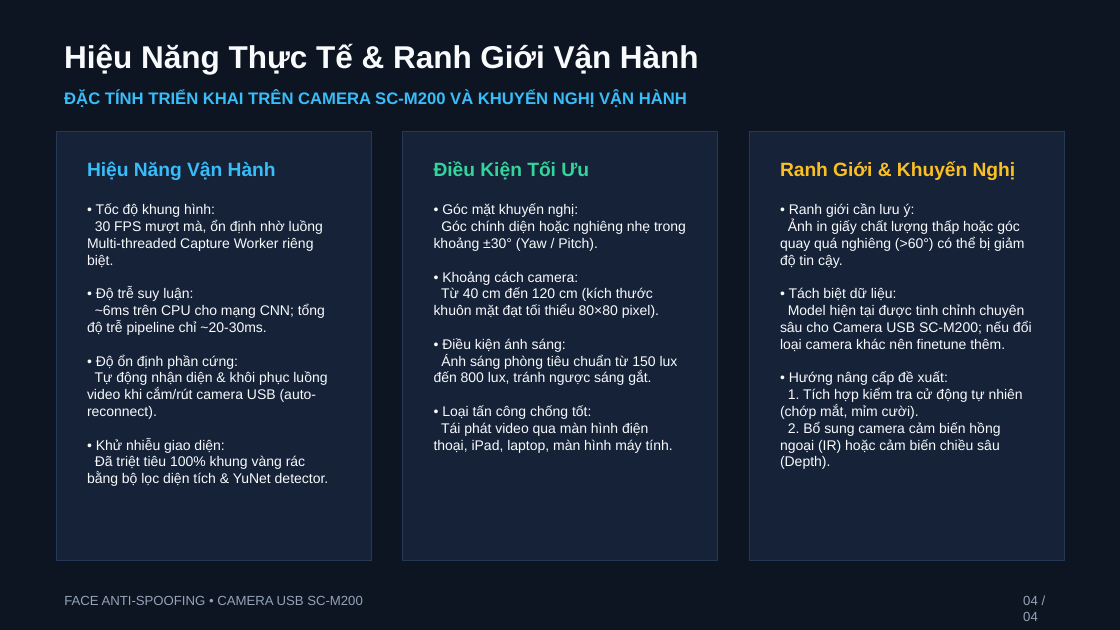
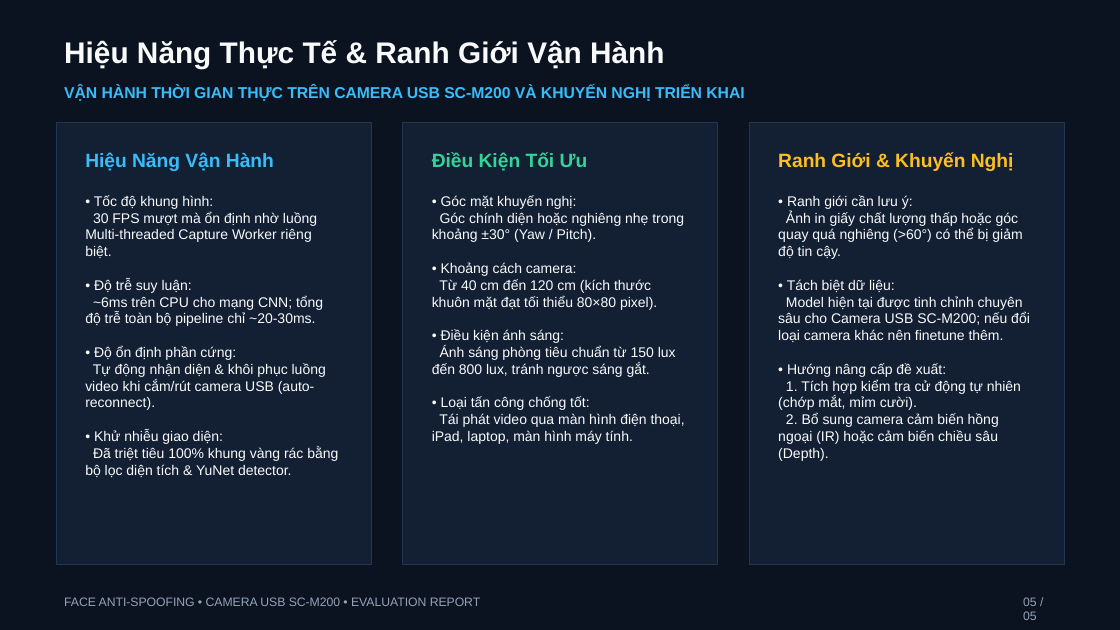
Before and after one commit to thanhAI408/face_anti_spoofing, a slide deck: slide 5 of deliverables/Bao_cao_mo_hinh_cam4k_20261020.pptx (slide 4 before the commit). Drawn at 1120x630 pixels with LibreOffice and Linux fonts; fonts in the diff are those of the drawing. Boxes give left, top, right and bottom in pixels: in the first picture for what was removed or moved away, otherwise in the second. Text is boxed around its words. In the diff, an @@ line names an element or a change of style, - is before the commit and + after.

Commit message:
docs: update presentation to 5 slides incorporating detailed evaluation.json metrics and 14-video validation table

```diff
--- a/deliverables/Bao_cao_mo_hinh_cam4k_20261020.pptx
+++ b/deliverables/Bao_cao_mo_hinh_cam4k_20261020.pptx
@@ background #0D1522 to #0B1320 @@
@@ text "Hiệu Năng Thực Tế & ..." at [64,40,664,69]: size 27 to 25.5 pt @@
@@ text at [64,85,744,101]: text changed; size 14.2 to 13.5 pt @@
-ĐẶC TÍNH TRIỂN KHAI TRÊN CAMERA SC-M200 VÀ KHUYẾN NGHỊ VẬN HÀNH
+VẬN HÀNH THỜI GIAN THỰC TRÊN CAMERA USB SC-M200 VÀ KHUYẾN NGHỊ TRIỂN KHAI
@@ rectangle: place and size @@
-rectangle at [56,131,371,560]
+rectangle at [56,123,371,565]
@@ text "Hiệu Năng Vận Hành": place and size @@
-text "Hiệu Năng Vận Hành" at [87,161,276,180]
+text "Hiệu Năng Vận Hành" at [85,152,274,171]
@@ rectangle: place and size @@
-rectangle at [402,131,718,560]
+rectangle at [402,123,718,565]
@@ text "Điều Kiện Tối Ưu": place and size @@
-text "Điều Kiện Tối Ưu" at [434,161,589,180]
+text "Điều Kiện Tối Ưu" at [432,152,588,171]
@@ fill #152238 to #131F33; outline #263954 0.75 pt to #223652 0.75 pt in 3 elements at [56,123,371,565], [402,123,718,565], [749,123,1065,565] @@
@@ rectangle: place and size @@
-rectangle at [749,131,1065,560]
+rectangle at [749,123,1065,565]
@@ text "Ranh Giới & Khuyến Nghị": place and size @@
-text "Ranh Giới & Khuyến Nghị" at [780,161,1016,180]
+text "Ranh Giới & Khuyến Nghị" at [778,152,1014,171]
@@ text "• Tốc độ khung hình:": place and size @@
-text "• Tốc độ khung hình:" at [87,203,329,486]
+text "• Tốc độ khung hình:" at [85,195,338,477]
@@ text "• Góc mặt khuyến nghị:": place and size @@
-text "• Góc mặt khuyến nghị:" at [434,203,686,453]
+text "• Góc mặt khuyến nghị:" at [432,195,685,444]
@@ text "• Ranh giới cần lưu ...": place and size @@
-text "• Ranh giới cần lưu ..." at [780,203,1032,469]
+text "• Ranh giới cần lưu ..." at [778,195,1030,461]
@@ text at [85,211,317,258]: text changed @@
-30 FPS mượt mà, ổn định nhờ luồng Multi-threaded Capture Worker riêng biệt.
+30 FPS mượt mà ổn định nhờ luồng Multi-threaded Capture Worker riêng biệt.
@@ text at [85,295,323,326]: text changed @@
-~6ms trên CPU cho mạng CNN; tổng độ trễ pipeline chỉ ~20-30ms.
+~6ms trên CPU cho mạng CNN; tổng độ trễ toàn bộ pipeline chỉ ~20-30ms.
@@ text at [64,597,480,606]: text changed; size 11.2 to 10.5 pt @@
-FACE ANTI-SPOOFING • CAMERA USB SC-M200
+FACE ANTI-SPOOFING • CAMERA USB SC-M200 • EVALUATION REPORT
@@ text removed at [1023,596,1038,621] @@
-04 / 04
@@ text added at [1023,597,1037,620], 10.5 pt, text #94A3B8 @@
+05 / 05
```
Also in this commit, not shown: 1 other slide changed, 3 slides added, 2 slides removed.
